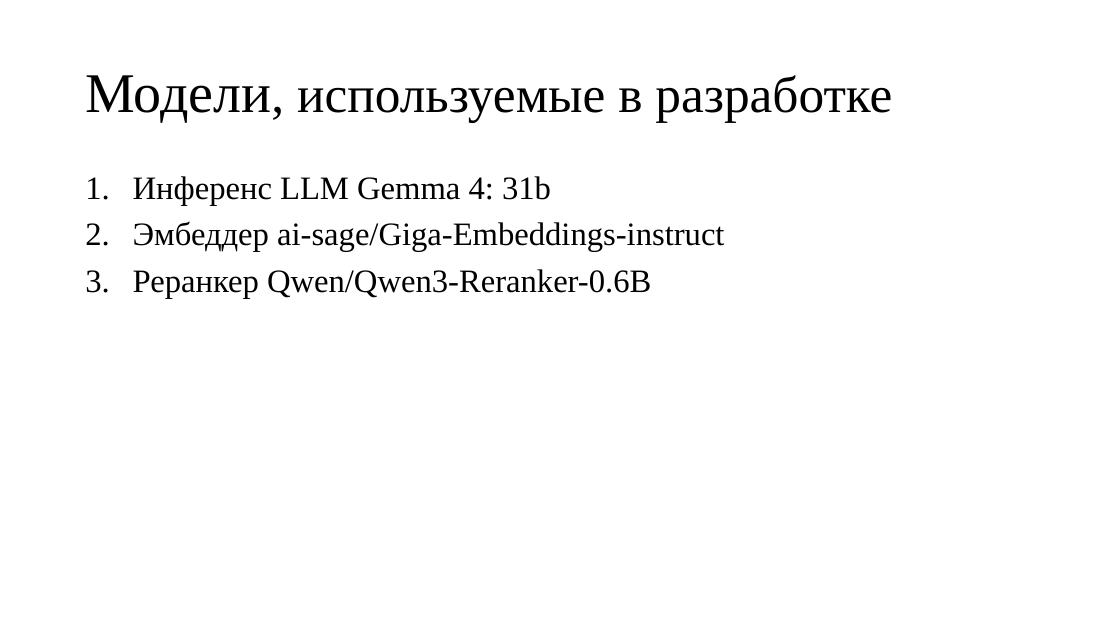
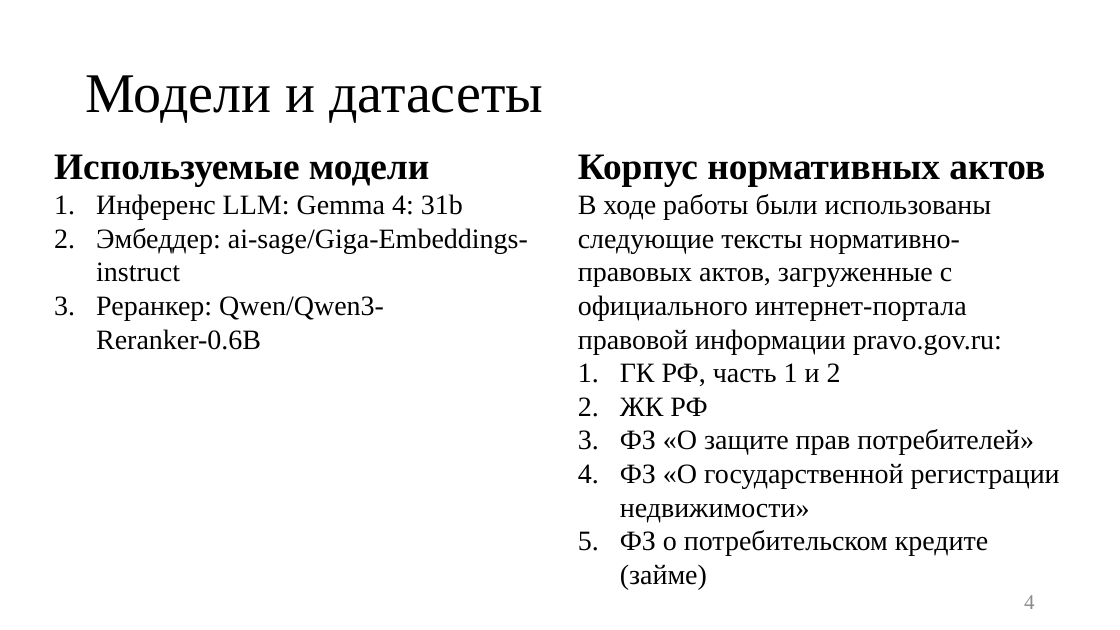
Before and after one commit to mrcirniko/vkr-tsirulev-nv, a slide deck: slide 4 of Презентация_к_ВКР_ЦирулевНВ_М8О-408Б-22.pptx. Drawn at 1120x630 pixels with LibreOffice and Linux fonts; fonts in the diff are those of the drawing. Boxes give left, top, right and bottom in pixels: in the first picture for what was removed or moved away, otherwise in the second. Text is boxed around its words. In the diff, an @@ line names an element or a change of style, - is before the commit and + after.

Commit message:
fixed appndix in text and changed presentation

```diff
--- a/Презентация_к_ВКР_ЦирулевНВ_М8О-408Б-22.pptx
+++ b/Презентация_к_ВКР_ЦирулевНВ_М8О-408Б-22.pptx
@@ title at [85, 75, 543, 123]: text changed; size 44 to 48 pt @@
-Модели, используемые в разработке
+Модели и датасеты
@@ text at [54, 154, 528, 350]: text changed; size 28 to 24 pt @@
-1. Инференс LLM Gemma 4: 31b
-2. Эмбеддер ai-sage/Giga-Embeddings-instruct
-3. Реранкер Qwen/Qwen3-Reranker-0.6B
+Используемые модели
+1. Инференс LLM: Gemma 4: 31b
+2. Эмбеддер: ai-sage/Giga-Embeddings-instruct
+3. Реранкер: Qwen/Qwen3-Reranker-0.6B
@@ text added at [578, 154, 1060, 589], 24 pt, text #000000 @@
+Корпус нормативных актов
+В ходе работы были использованы следующие тексты нормативно-правовых актов, загруженные c официального интернет-портала правовой информации pravo.gov.ru:
+1. ГК РФ, часть 1 и 2
+2. ЖК РФ
+3. ФЗ «О защите прав потребителей»
+4. ФЗ «О государственной регистрации недвижимости»
+5. ФЗ о потребительском кредите (займе)
@@ page number added at [1024, 595, 1034, 609], 18 pt, text #8C8C8C @@
+4
```
Also in this commit, not shown: 15 other slides changed, 3 slides added, 2 slides removed, 4 other files.
